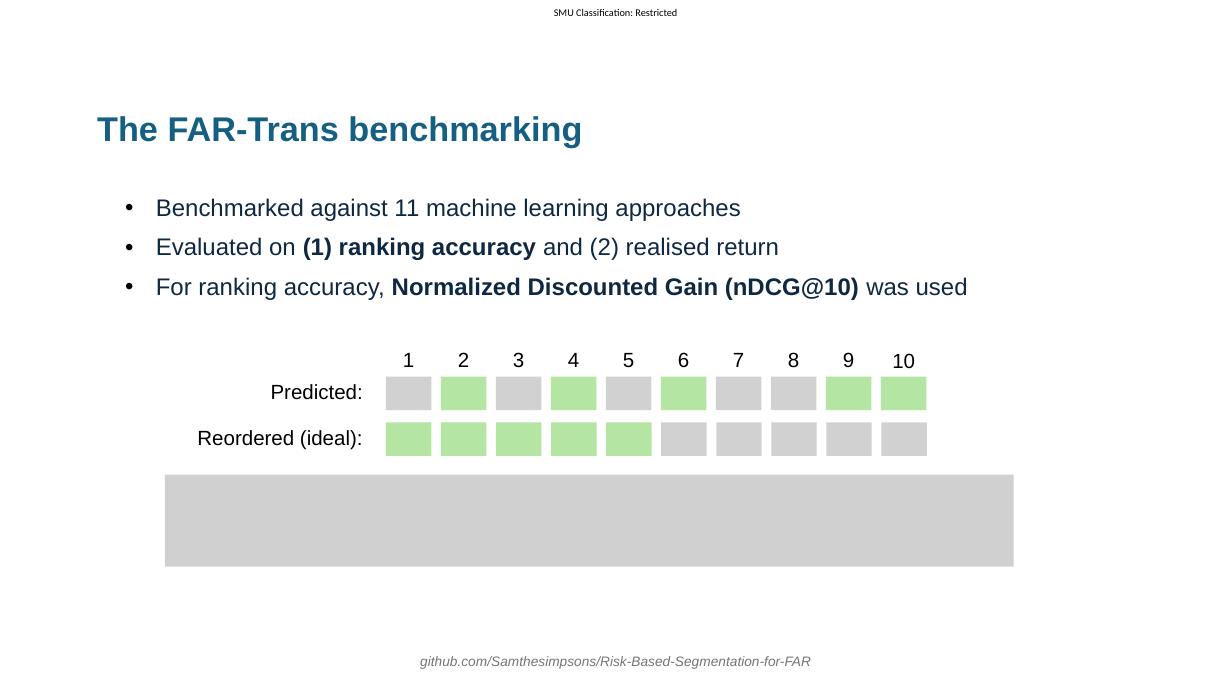
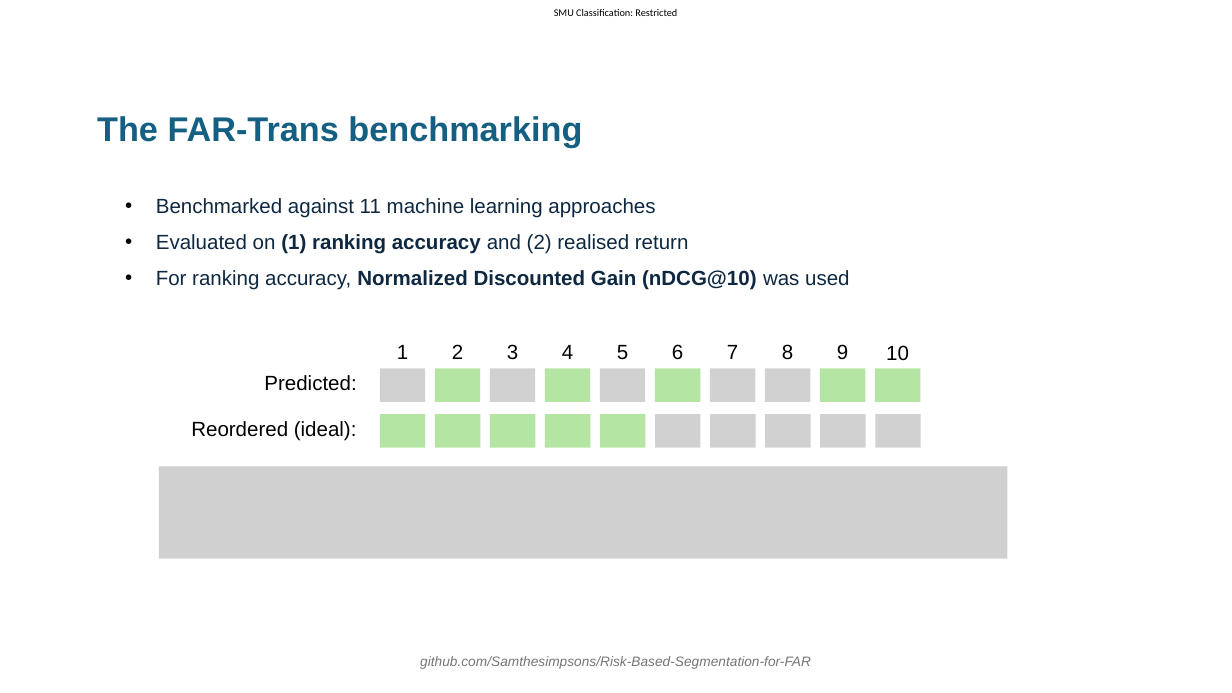
Before and after one commit to Samthesimpsons/Risk-Based-Segmentation-for-FAR, a slide deck: slide 5 of thesis/slides_draft_2/slides.pptx. Drawn at 1232x693 pixels with LibreOffice and Linux fonts; fonts in the diff are those of the drawing; grey boxes stand for pictures; background and template pictures are left out. Boxes give left, top, right and bottom in pixels: in the first picture for what was removed or moved away, otherwise in the second. Text is boxed around its words. In the diff, an @@ line names an element or a change of style, - is before the commit and + after.

```diff
--- a/thesis/slides_draft_2/slides.pptx
+++ b/thesis/slides_draft_2/slides.pptx
@@ text "Benchmarked against 11 machine learning ..." at bbox=[156, 198, 849, 290]: size 14 to 12 pt @@
@@ text "Predicted:": place and size @@
-text "Predicted:" at bbox=[271, 384, 363, 400]
+text "Predicted:" at bbox=[264, 375, 356, 391]
@@ 20 rectangles, 11 texts: place and size @@
-20 rectangles, 11 texts at bbox=[197, 352, 926, 456]
+20 rectangles, 11 texts at bbox=[191, 344, 920, 447]
@@ picture: place and size @@
-picture at bbox=[165, 474, 1014, 567]
+picture at bbox=[159, 467, 1008, 559]
```
Also in this commit, not shown: 23 other slides changed.
